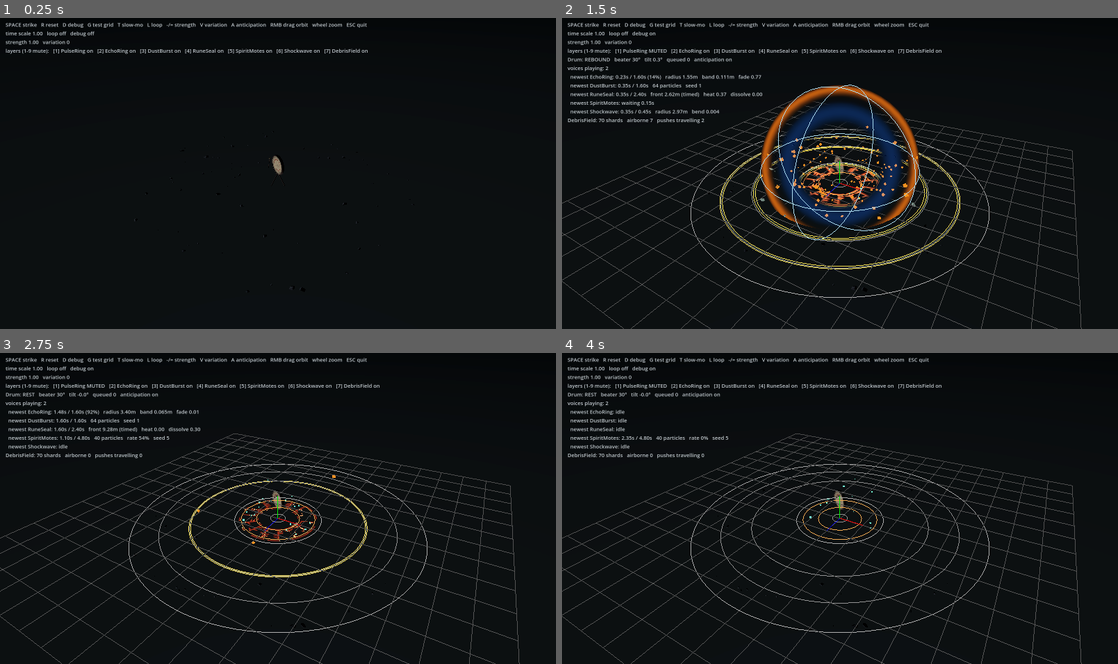
Above: before the commit, frames 1-4 (two rows, left to right).
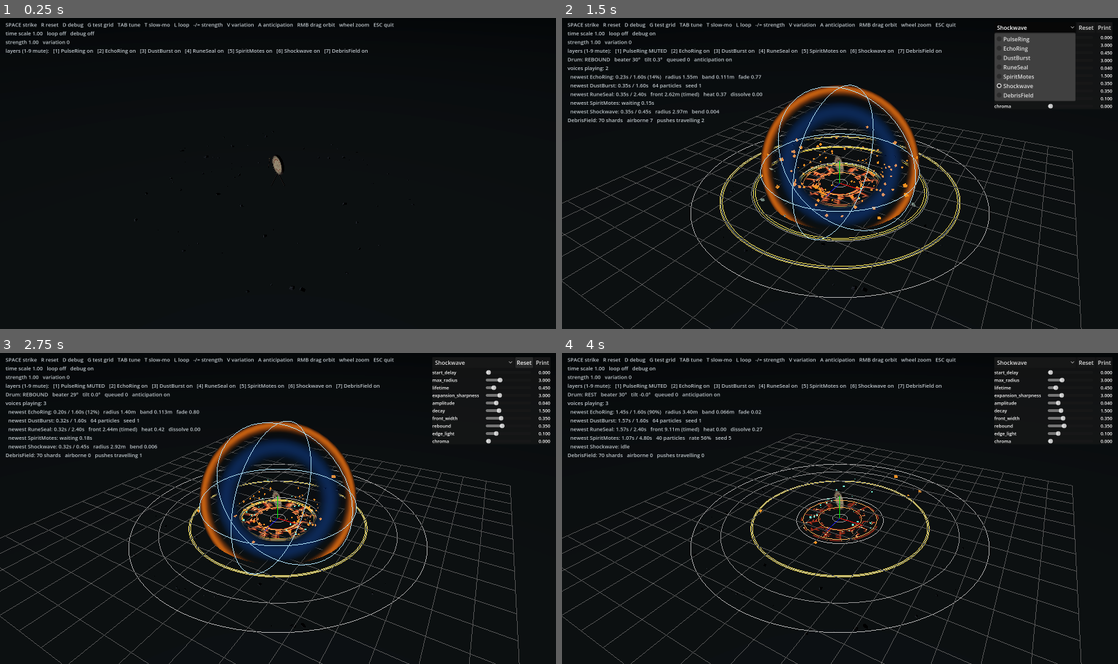
Above: after the commit, the same moments.

Repository: BilguunTs/vfx-lab
Game: Godot game, scene res://lab/lab.tscn
The game is run twice, just before and just after one commit, with the same random seed, the same clock (stepped at 60 frames per second) and the same inputs.
Inputs (mouse positions are in pixels of both pictures, inside the frame that each line leads up to):
- Up to frame 1 (0.25 s): no input
- Up to frame 2 (1.5 s): move the mouse to (962, 157) at 0.52 s; hold D 0.53-1.25 s; tap Tab at 0.6 s; click (962, 157) at 0.67 s; tap Space at 0.77 s; tap 1 at 0.8 s; click (1034, 27) at 1.25 s, where only the run after the commit has a clickable "Shockwave"
- Up to frame 3 (2.75 s): click (522, 362) at 2 s, where only the run after the commit has a clickable "Reset"
- Up to frame 4 (4 s): click (1106, 362) at 2.75 s, where only the run after the commit has a clickable "Print"; drag from (728, 524) to (812, 570) at 3.52 s

The runs differ from the first frame. In frame 1, 0.4% of the frame differs, in the area x 21-71%, y 1-4%; in frame 2, 4.0%; in frame 3, 8.2%, in the area x 5-99%, y 1-72%; in frame 4, 2.5%.

Commit message:
Add live tuning panel for dynamic layer adjustments

Diff:
--- a/experiments/05_drum_strike/drum_strike.gd
+++ b/experiments/05_drum_strike/drum_strike.gd
@@ -9,6 +9,10 @@
 ## and every new voice's pulse is handed to them with add_push().
 ##
 ## Strength, variation, muting and debug are kept here and applied to each new voice.
+##
+## Live tuning: voices are fresh instances, so a tweak to one would be lost on the next strike.
+## Tweaks go through set_tuning() instead: they are recorded and applied to every new voice.
+## get_tunable() returns a template instance (out of the tree) that shows the current values.
 
 ## How hard the drum is struck. 1 = as authored, 0.3 = a gentle tap, 2 = a violent blow.
 ## Each layer decides what strength means for it (see their set_strength()).
@@ -22,9 +26,12 @@
 var _voice_layer_names := PackedStringArray()
 var _muted := {} # voice layer name -> true
 var _debug := false
+var _template: Node3D              # voice instance kept out of the tree, holds tuned values
+var _tuning := {}                  # voice layer name -> {property: value}
 
 
 func _ready() -> void:
+	_template = voice_scene.instantiate()
 	var prototype := voice_scene.instantiate()
 	for child in prototype.get_children():
 		_voice_layer_names.append(child.name)
@@ -36,6 +43,12 @@
 	prototype.queue_free()
 
 
+func _exit_tree() -> void:
+	if _template:
+		_template.free()
+		_template = null
+
+
 func play() -> void:
 	var voice: Node3D = voice_scene.instantiate()
 	add_child(voice)
@@ -43,6 +56,8 @@
 		if _muted.has(layer.name):
 			layer.visible = false
 			continue
+		for property in _tuning.get(layer.name, {}):
+			layer.set(property, _tuning[layer.name][property])
 		_configure(layer)
 		layer.play()
 	_voices.append(voice)
@@ -109,6 +124,34 @@
 		persistent[index].reset()
 
 
+## Layer names that can be tuned live (voice layers, then persistent ones).
+func get_tunable_layers() -> PackedStringArray:
+	return _all_layer_names()
+
+
+## The object whose exported values the tuning panel shows: the template for a voice layer,
+## the live node for a persistent one.
+func get_tunable(layer_name: String) -> Object:
+	if _voice_layer_names.has(layer_name):
+		return _template.get_node(layer_name)
+	for layer in _persistent_layers():
+		if layer.name == layer_name:
+			return layer
+	return null
+
+
+## Voice layers: applies from the next strike. Persistent layers: applies immediately.
+func set_tuning(layer_name: String, property: String, value: Variant) -> void:
+	var target := get_tunable(layer_name)
+	if not target:
+		return
+	target.set(property, value)
+	if _voice_layer_names.has(layer_name):
+		if not _tuning.has(layer_name):
+			_tuning[layer_name] = {}
+		_tuning[layer_name][property] = value
+
+
 func _process(_delta: float) -> void:
 	# Free voices whose layers have all finished.
 	for voice in _voices.duplicate():
--- a/lab/lab.gd
+++ b/lab/lab.gd
@@ -8,9 +8,10 @@
 const SLOW_MOTION := 0.2
 const STRENGTH_STEP := 0.25
 const TEST_PATTERN := preload("res://lab/test_pattern.gdshader")
+const TuningPanel := preload("res://lab/tuning_panel.gd")
 const BACKDROP_SIZE := Vector2(16.0, 8.0)
 const BACKDROP_DISTANCE := 5.0
-const CONTROLS := "SPACE strike   R reset   D debug   G test grid   T slow-mo   L loop   -/= strength   V variation   A anticipation   RMB drag orbit   wheel zoom   ESC quit"
+const CONTROLS := "SPACE strike   R reset   D debug   G test grid   TAB tune   T slow-mo   L loop   -/= strength   V variation   A anticipation   RMB drag orbit   wheel zoom   ESC quit"
 
 @export var play_on_start := true
 ## Seconds between strikes while looping.
@@ -30,6 +31,7 @@
 var _floor_material: Material
 var _grid_floor := ShaderMaterial.new()
 var _backdrop: MeshInstance3D
+var _tuning_panel: Control
 
 @onready var _camera := $Camera
 @onready var _info: Label = $HUD/Info
@@ -69,6 +71,8 @@
 			_set_debug(not _debug)
 		KEY_G:
 			_set_test_grid(not _test_grid)
+		KEY_TAB:
+			_toggle_tuning()
 		KEY_T:
 			Engine.time_scale = 1.0 if Engine.time_scale < 1.0 else SLOW_MOTION
 		KEY_L:
@@ -129,6 +133,22 @@
 	_camera.reset_view()
 
 
+## Tuning panel (effects with get_tunable_layers()): sliders for a layer's exported values.
+## Built on first use; releasing a slider strikes so the change is seen at once.
+func _toggle_tuning() -> void:
+	if not _effect.has_method("get_tunable_layers"):
+		return
+	if not _tuning_panel:
+		_tuning_panel = TuningPanel.new()
+		_tuning_panel.effect = _effect
+		_tuning_panel.committed.connect(_strike)
+		_tuning_panel.grow_horizontal = Control.GROW_DIRECTION_BEGIN
+		_tuning_panel.set_anchors_and_offsets_preset(Control.PRESET_TOP_RIGHT, Control.PRESET_MODE_MINSIZE, 16)
+		$HUD.add_child(_tuning_panel)
+		return
+	_tuning_panel.visible = not _tuning_panel.visible
+
+
 ## Test grid: swaps the floor for a line grid and puts a gridded wall behind the scene, so
 ## distortion effects (the shockwave) have straight lines to bend. Plain flat colours hide them.
 func _set_test_grid(enabled: bool) -> void:
--- /dev/null
+++ b/lab/tuning_panel.gd
@@ -0,0 +1,129 @@
+extends PanelContainer
+## Live tuning panel: one slider per exported numeric property (with a range hint) of a layer.
+## Works with any effect that offers get_tunable_layers(), get_tunable(name) and
+## set_tuning(name, property, value). Toggled with Tab in the lab.
+##
+## Releasing a slider emits `committed` (the lab strikes, so each change is seen at once).
+## Print writes the tuned values to the output in .tscn syntax, ready to paste into the scene.
+
+signal committed
+
+var effect: Node
+
+var _layer_select := OptionButton.new()
+var _rows := VBoxContainer.new()
+var _layer := ""
+var _defaults := {} # layer name -> {property: value} as they were before any tuning
+
+
+func _ready() -> void:
+	custom_minimum_size = Vector2(340, 0)
+	mouse_filter = Control.MOUSE_FILTER_STOP
+	var box := VBoxContainer.new()
+	add_child(box)
+
+	var header := HBoxContainer.new()
+	box.add_child(header)
+	_layer_select.focus_mode = Control.FOCUS_NONE
+	_layer_select.size_flags_horizontal = Control.SIZE_EXPAND_FILL
+	_layer_select.item_selected.connect(func(i: int): _show_layer(_layer_select.get_item_text(i)))
+	header.add_child(_layer_select)
+	for button_def in [["Reset", _reset_layer], ["Print", _print_layer]]:
+		var button := Button.new()
+		button.text = button_def[0]
+		button.focus_mode = Control.FOCUS_NONE
+		button.pressed.connect(button_def[1])
+		header.add_child(button)
+	box.add_child(_rows)
+
+	var names: PackedStringArray = effect.get_tunable_layers()
+	for layer_name in names:
+		_layer_select.add_item(layer_name)
+	var start := names.find("Shockwave")
+	_layer_select.select(maxi(start, 0))
+	_show_layer(names[maxi(start, 0)])
+
+
+func _show_layer(layer_name: String) -> void:
+	_layer = layer_name
+	for child in _rows.get_children():
+		child.queue_free()
+	var target: Object = effect.get_tunable(layer_name)
+	if not target:
+		return
+	var properties := _tunable_properties(target)
+	if not _defaults.has(layer_name):
+		var values := {}
+		for p in properties:
+			values[p.name] = target.get(p.name)
+		_defaults[layer_name] = values
+	for p in properties:
+		_rows.add_child(_make_row(target, p))
+
+
+## Script-exported int/float properties with a range hint.
+func _tunable_properties(target: Object) -> Array[Dictionary]:
+	var result: Array[Dictionary] = []
+	for p in target.get_property_list():
+		var exported: bool = p.usage & PROPERTY_USAGE_SCRIPT_VARIABLE and p.usage & PROPERTY_USAGE_EDITOR
+		if exported and p.type in [TYPE_FLOAT, TYPE_INT] and p.hint == PROPERTY_HINT_RANGE:
+			result.append(p)
+	return result
+
+
+func _make_row(target: Object, p: Dictionary) -> Control:
+	var parts: PackedStringArray = p.hint_string.split(",")
+	var row := HBoxContainer.new()
+	var label := Label.new()
+	label.text = p.name
+	label.custom_minimum_size.x = 150
+	label.add_theme_font_size_override("font_size", 13)
+	var slider := HSlider.new()
+	slider.focus_mode = Control.FOCUS_NONE
+	slider.size_flags_horizontal = Control.SIZE_EXPAND_FILL
+	slider.size_flags_vertical = Control.SIZE_SHRINK_CENTER
+	slider.min_value = float(parts[0])
+	slider.max_value = float(parts[1])
+	slider.step = float(parts[2]) if parts.size() > 2 and parts[2].is_valid_float() else 0.001
+	slider.value = target.get(p.name)
+	var value_label := Label.new()
+	value_label.custom_minimum_size.x = 52
+	value_label.horizontal_alignment = HORIZONTAL_ALIGNMENT_RIGHT
+	value_label.add_theme_font_size_override("font_size", 13)
+	value_label.text = _format(slider.value, p.type)
+	var property: String = p.name
+	var type: int = p.type
+	slider.value_changed.connect(func(v: float):
+		value_label.text = _format(v, type)
+		effect.set_tuning(_layer, property, int(v) if type == TYPE_INT else v))
+	slider.drag_ended.connect(func(_changed: bool): committed.emit())
+	row.add_child(label)
+	row.add_child(slider)
+	row.add_child(value_label)
+	return row
+
+
+func _reset_layer() -> void:
+	var values: Dictionary = _defaults.get(_layer, {})
+	for property in values:
+		effect.set_tuning(_layer, property, values[property])
+	_show_layer(_layer)
+	committed.emit()
+
+
+## Prints the values that differ from the scene's, as lines to paste under the layer's node.
+func _print_layer() -> void:
+	var target: Object = effect.get_tunable(_layer)
+	var lines := PackedStringArray(["[%s] tuned values:" % _layer])
+	var values: Dictionary = _defaults.get(_layer, {})
+	for property in values:
+		var v = target.get(property)
+		if not is_equal_approx(float(v), float(values[property])):
+			lines.append("%s = %s" % [property, var_to_str(v)])
+	if lines.size() == 1:
+		lines.append("(no changes)")
+	print("\n".join(lines))
+
+
+func _format(v: float, type: int) -> String:
+	return str(int(v)) if type == TYPE_INT else "%.3f" % v
Not shown, added: lab/tuning_panel.gd.uid
Not shown, changed: docs/EXPERIMENT_LOG.md
